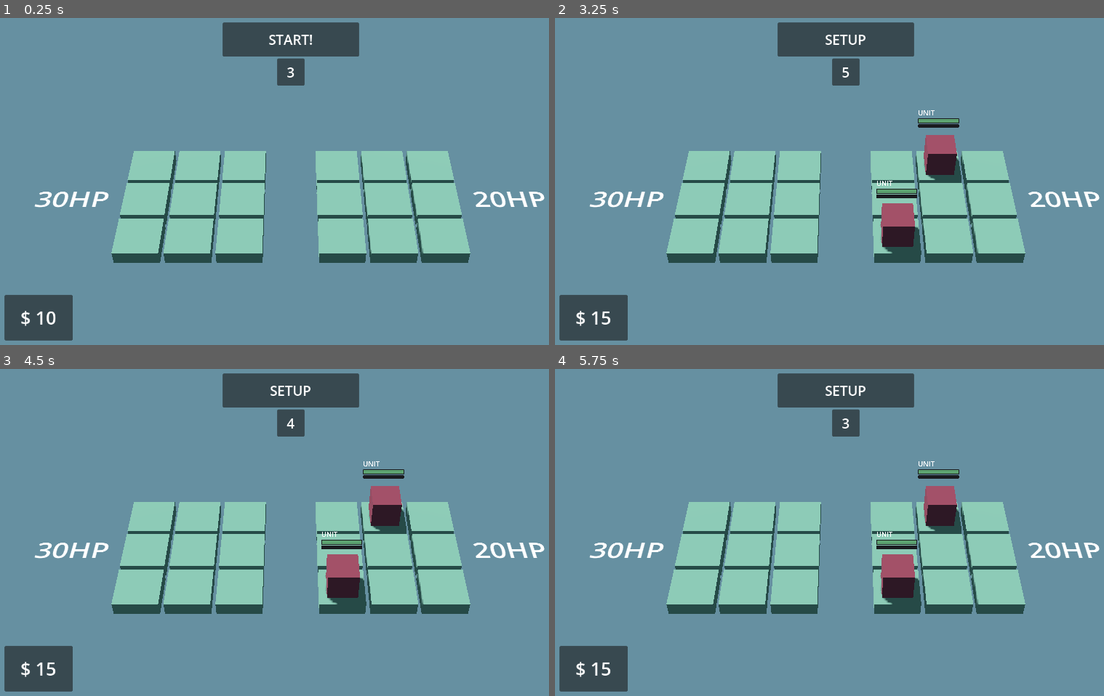
Above: before the commit, frames 1-4 (two rows, left to right).
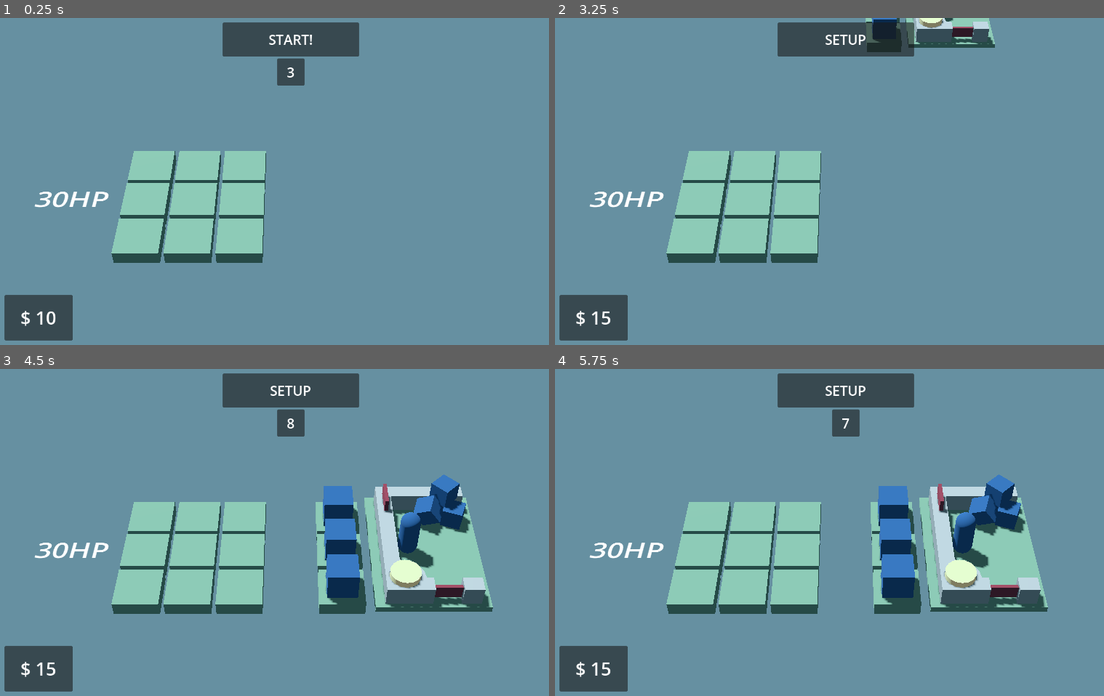
Above: after the commit, the same moments.

Repository: eaacon/Auto_Battler
Game: Godot game, scene res://Scenes/Game.tscn
Same seed, same stepped clock (60 frames per second), same inputs: the game is played once before the commit and once after it.
Inputs (mouse positions are in pixels of both pictures, inside the frame that each line leads up to):
- Up to frame 1 (0.25 s): no input
- Up to frame 2 (3.25 s): tap Enter at 0.5, 2 s; move the mouse to (972, 165) at 0.52 s; click (972, 165) at 0.67 s; tap Space at 1.25, 2.75 s; move the mouse to (730, 197) at 1.27 s; click (730, 197) at 1.42 s; move the mouse to (906, 109) at 2.02 s; click (906, 109) at 2.17 s; move the mouse to (818, 246) at 2.77 s; click (818, 246) at 2.92 s
- Up to frame 3 (4.5 s): move the mouse to (466, 581) at 3.52 s; click (466, 581) at 3.67 s; move the mouse to (115, 483) at 4.27 s; click (115, 483) at 4.42 s
- Up to frame 4 (5.75 s): tap Enter at 5 s; move the mouse to (873, 532) at 5.02 s; click (873, 532) at 5.17 s

The runs differ from the first frame. In frame 1, 8.8% of the frame differs, in the area x 57-100%, y 40-75%; in frame 2, 12%, in the area x 50-100%, y 0-75%; in frame 3, 8.9%; in frame 4, 8.9%.

Commit message:
Shop and Animations
No buying/selling/drag and drop yet

Diff:
--- a/Scenes/Game.tscn
+++ b/Scenes/Game.tscn
@@ -6,11 +6,64 @@
 [ext_resource type="Resource" uid="uid://djip0mf2d1xf5" path="res://Comps/Turn_1_Standard.tres" id="4_5ilft"]
 [ext_resource type="PackedScene" uid="uid://dvjrvxlglu4y6" path="res://Scenes/UI/UI.tscn" id="5_7eefj"]
 [ext_resource type="Script" path="res://Scripts/Player.gd" id="6_luig1"]
+[ext_resource type="PackedScene" uid="uid://cu8rhlaplb3c7" path="res://Scenes/Shop.tscn" id="7_4l2aw"]
 [ext_resource type="Script" path="res://Scripts/Boost.gd" id="7_kkrxa"]
 
 [sub_resource type="Environment" id="Environment_xiim7"]
 background_mode = 1
 background_color = Color(0.4, 0.564706, 0.631373, 1)
+
+[sub_resource type="Animation" id="Animation_tfpso"]
+resource_name = "Enter_Right"
+tracks/0/type = "position_3d"
+tracks/0/imported = false
+tracks/0/enabled = true
+tracks/0/path = NodePath(".")
+tracks/0/interp = 1
+tracks/0/loop_wrap = true
+tracks/0/keys = PackedFloat32Array(0, 1, 8, 0, 0, 1, 1, 0, 0, 0)
+
+[sub_resource type="Animation" id="Animation_6hbru"]
+resource_name = "Exit_Right"
+tracks/0/type = "position_3d"
+tracks/0/imported = false
+tracks/0/enabled = true
+tracks/0/path = NodePath(".")
+tracks/0/interp = 1
+tracks/0/loop_wrap = true
+tracks/0/keys = PackedFloat32Array(0, 1, 0.5, 0, 0, 1, 1, 8, 0, 0)
+
+[sub_resource type="AnimationLibrary" id="AnimationLibrary_7gu6k"]
+_data = {
+"Enter_Right": SubResource("Animation_tfpso"),
+"Exit_Right": SubResource("Animation_6hbru")
+}
+
+[sub_resource type="Animation" id="Animation_ayyx2"]
+resource_name = "Enter_Top"
+tracks/0/type = "position_3d"
+tracks/0/imported = false
+tracks/0/enabled = true
+tracks/0/path = NodePath(".")
+tracks/0/interp = 1
+tracks/0/loop_wrap = true
+tracks/0/keys = PackedFloat32Array(0, 1, 0.5, 0, -9, 0.0001, 1, 0.5, 0, -9, 0.0002, 1, 0.5, 0, -9, 1, 1, 0.5, 0, 0)
+
+[sub_resource type="Animation" id="Animation_o8l14"]
+resource_name = "Exit_Bottom"
+tracks/0/type = "position_3d"
+tracks/0/imported = false
+tracks/0/enabled = true
+tracks/0/path = NodePath(".")
+tracks/0/interp = 1
+tracks/0/loop_wrap = true
+tracks/0/keys = PackedFloat32Array(0, 1, 0.5, 0, 0, 1, 1, 0.5, 0, 7)
+
+[sub_resource type="AnimationLibrary" id="AnimationLibrary_vpj08"]
+_data = {
+"Enter_Top": SubResource("Animation_ayyx2"),
+"Exit_Bottom": SubResource("Animation_o8l14")
+}
 
 [sub_resource type="BoxShape3D" id="BoxShape3D_pvm5e"]
 size = Vector3(0.9, 5, 10)
@@ -18,9 +71,9 @@
 [sub_resource type="BoxMesh" id="BoxMesh_hcmkf"]
 size = Vector3(3, 0.3, 3)
 
-[node name="Node3D" type="Node3D"]
+[node name="Root" type="Node3D"]
 script = ExtResource("1_l88et")
-Setup_Time = 5
+Setup_Time = 8
 
 [node name="Camera3D" type="Camera3D" parent="."]
 transform = Transform3D(1, 0, 0, 0, 0.707107, 0.707107, 0, -0.707107, 0.707107, 0, 11, 9)
@@ -43,16 +96,21 @@
 [node name="EnemyAI" type="Node" parent="." node_paths=PackedStringArray("Health_Label")]
 script = ExtResource("4_0xjwq")
 Team_Preset = ExtResource("4_5ilft")
-Health_Label = NodePath("HealthLabel")
+Health_Label = NodePath("Board/HealthLabel")
 Health = 20
 
 [node name="Board" type="Node3D" parent="EnemyAI"]
-transform = Transform3D(1, 0, 0, 0, 1, 0, 0, 0, 1, 0.5, 0, 0)
+transform = Transform3D(1, 0, 0, 0, 1, 0, 0, 0, 1, 8, 0, 0)
 script = ExtResource("2_bsf83")
 GridW = 3
 GridH = 3
 
-[node name="HealthLabel" type="Label3D" parent="EnemyAI"]
+[node name="AnimationPlayer" type="AnimationPlayer" parent="EnemyAI/Board"]
+libraries = {
+"": SubResource("AnimationLibrary_7gu6k")
+}
+
+[node name="HealthLabel" type="Label3D" parent="EnemyAI/Board"]
 transform = Transform3D(1, 0, 0, 0, -4.37114e-08, 1, 0, -1, -4.37114e-08, 4.5, 0, -1.5)
 pixel_size = 0.01
 text = "30HP"
@@ -62,7 +120,7 @@
 
 [node name="Player" type="Node" parent="." node_paths=PackedStringArray("Health_Label")]
 script = ExtResource("6_luig1")
-Health_Label = NodePath("HealthLabel")
+Health_Label = NodePath("Board/HealthLabel")
 
 [node name="Board" type="Node3D" parent="Player"]
 transform = Transform3D(1, 0, 0, 0, 1, 0, 0, 0, 1, -0.5, 0, 0)
@@ -70,20 +128,29 @@
 GridW = 3
 GridH = 3
 
-[node name="HealthLabel" type="Label3D" parent="Player"]
-transform = Transform3D(1, 0, 0, 0, -4.37114e-08, 1, 0, -1, -4.37114e-08, -4.5, 0, -1.5)
+[node name="HealthLabel" type="Label3D" parent="Player/Board"]
+transform = Transform3D(1, 0, 0, 0, -4.37114e-08, 1, 0, -1, -4.37114e-08, -1, 0, -1.5)
 pixel_size = 0.01
 text = "30HP"
 font_size = 60
 outline_size = 0
 uppercase = true
 
-[node name="Area3D" type="Area3D" parent="."]
+[node name="Shop" parent="." node_paths=PackedStringArray("GM") instance=ExtResource("7_4l2aw")]
+transform = Transform3D(1, 0, 0, 0, 1, 0, 0, 0, 1, 0.5, 0, -9)
+GM = NodePath("..")
+
+[node name="AnimationPlayer" type="AnimationPlayer" parent="Shop"]
+libraries = {
+"": SubResource("AnimationLibrary_vpj08")
+}
+
+[node name="Boost" type="Area3D" parent="."]
 collision_layer = 8
 collision_mask = 4
 script = ExtResource("7_kkrxa")
 
-[node name="CollisionShape3D" type="CollisionShape3D" parent="Area3D"]
+[node name="CollisionShape3D" type="CollisionShape3D" parent="Boost"]
 shape = SubResource("BoxShape3D_pvm5e")
 
 [node name="Placeholder" type="Node3D" parent="."]
--- /dev/null
+++ b/Scenes/Prefabs/ShopTile.tscn
@@ -0,0 +1,28 @@
+[gd_scene load_steps=5 format=3 uid="uid://b566e1tca25v0"]
+
+[ext_resource type="Script" path="res://Scripts/ShopTile.gd" id="1_et3mr"]
+[ext_resource type="Material" uid="uid://ctboy1wo2o2ly" path="res://Art/Materials/Default_Tile_Material.tres" id="2_frnfu"]
+
+[sub_resource type="BoxMesh" id="BoxMesh_mrcj1"]
+size = Vector3(0.9, 0.3, 0.9)
+
+[sub_resource type="BoxShape3D" id="BoxShape3D_jrvuc"]
+size = Vector3(1, 0.5, 1)
+
+[node name="ShopTile" type="Node3D"]
+script = ExtResource("1_et3mr")
+
+[node name="MeshInstance3D" type="MeshInstance3D" parent="."]
+transform = Transform3D(1, 0, 0, 0, 1, 0, 0, 0, 1, 0, -0.15, 0)
+material_override = ExtResource("2_frnfu")
+mesh = SubResource("BoxMesh_mrcj1")
+
+[node name="StaticBody3D" type="StaticBody3D" parent="MeshInstance3D"]
+input_ray_pickable = false
+
+[node name="CollisionShape3D" type="CollisionShape3D" parent="MeshInstance3D/StaticBody3D"]
+shape = SubResource("BoxShape3D_jrvuc")
+
+[connection signal="input_event" from="MeshInstance3D/StaticBody3D" to="." method="_on_static_body_3d_input_event"]
+[connection signal="mouse_entered" from="MeshInstance3D/StaticBody3D" to="." method="_on_static_body_3d_mouse_entered"]
+[connection signal="mouse_exited" from="MeshInstance3D/StaticBody3D" to="." method="_on_static_body_3d_mouse_exited"]
--- /dev/null
+++ b/Scenes/Shop.gd
@@ -0,0 +1,47 @@
+class_name Shop
+extends Node3D
+
+@export var GM:GameManager
+@onready var P: BoardManager
+
+#Slots
+@export var Slots: Array[ShopTile]
+
+@export var For_Sale: Array[PackedScene]
+
+func _ready():
+	for s in Slots:
+		s.S = self
+	GM.start.connect(_start)
+	GM.setup.connect(_setup)
+
+func _start():
+	P = GM.Players[0]
+
+func _setup():
+	$AnimationPlayer.play("Enter_Top")
+	_stock()
+
+func _hide():
+	$AnimationPlayer.play("Exit_Bottom")
+
+func _set_interactable(b):
+	for t in Slots:
+		t._set_pickable(b)
+
+func _stock():
+	for s in Slots:
+		var Randu = randi_range(0, For_Sale.size()-1)
+		var u = For_Sale[Randu].instantiate()
+		s._set_unit(u)
+
+func _reroll():
+	if P._spend(2):
+		_clear()
+		_stock()
+
+func _clear():
+	for i in Slots.size():
+		var t = Slots[i]
+		if t.Unit_On_Tile != null:
+			t._remove_unit()
--- /dev/null
+++ b/Scenes/Shop.tscn
@@ -0,0 +1,121 @@
+[gd_scene load_steps=12 format=3 uid="uid://cu8rhlaplb3c7"]
+
+[ext_resource type="Script" path="res://Scenes/Shop.gd" id="1_j70tr"]
+[ext_resource type="Material" uid="uid://bp6r88oipobwy" path="res://Art/Materials/Default_Material.tres" id="2_cac2o"]
+[ext_resource type="PackedScene" uid="uid://e2cnlvt2tcfi" path="res://Scenes/Prefabs/Unit.tscn" id="2_vrfu0"]
+[ext_resource type="Material" uid="uid://cmuy50nyemujp" path="res://Art/Materials/Default_MaterialR.tres" id="3_ekgms"]
+[ext_resource type="Material" uid="uid://ctboy1wo2o2ly" path="res://Art/Materials/Default_Tile_Material.tres" id="4_2xepo"]
+[ext_resource type="Material" uid="uid://drvtqhstynlas" path="res://Art/Materials/Default_Tile_Selected_Material.tres" id="5_3lsui"]
+[ext_resource type="PackedScene" uid="uid://b566e1tca25v0" path="res://Scenes/Prefabs/ShopTile.tscn" id="6_hsybg"]
+
+[sub_resource type="CapsuleMesh" id="CapsuleMesh_6wwbm"]
+radius = 0.2
+height = 1.0
+
+[sub_resource type="BoxMesh" id="BoxMesh_obaw6"]
+size = Vector3(0.535, 0.265, 0.075)
+
+[sub_resource type="BoxMesh" id="BoxMesh_wwltw"]
+
+[sub_resource type="CylinderShape3D" id="CylinderShape3D_sloeq"]
+height = 0.4
+radius = 0.36
+
+[node name="Shop" type="Node3D" node_paths=PackedStringArray("Slots")]
+transform = Transform3D(1, 0, 0, 0, 1, 0, 0, 0, 1, 0.5, 0, 0)
+script = ExtResource("1_j70tr")
+Slots = [NodePath("ShopTile"), NodePath("ShopTile2"), NodePath("ShopTile3")]
+For_Sale = Array[PackedScene]([ExtResource("2_vrfu0")])
+
+[node name="Visuals" type="Node3D" parent="."]
+transform = Transform3D(1, 0, 0, 0, 1, 0, 0, 0, 1, -0.25, 0, 0)
+
+[node name="MeshInstance3D" type="MeshInstance3D" parent="Visuals"]
+transform = Transform3D(1, 0, 0, 0, 1, 0, 0, 0, 1, 2.12334, 0.523398, -1.45992)
+material_override = ExtResource("2_cac2o")
+mesh = SubResource("CapsuleMesh_6wwbm")
+skeleton = NodePath("../..")
+
+[node name="MeshInstance3D2" type="MeshInstance3D" parent="Visuals"]
+transform = Transform3D(1, 0, 0, 0, 1, 0, 0, 0, 1, 2.75523, 0.258966, -0.161212)
+material_override = ExtResource("3_ekgms")
+mesh = SubResource("BoxMesh_obaw6")
+skeleton = NodePath("../..")
+
+[node name="MeshInstance3D6" type="MeshInstance3D" parent="Visuals"]
+transform = Transform3D(-4.37114e-08, 0, -1, 0, 1, 0, 1, 0, -4.37114e-08, 1.7357, 0.578382, -2.47002)
+material_override = ExtResource("3_ekgms")
+mesh = SubResource("BoxMesh_obaw6")
+skeleton = NodePath("../..")
+
+[node name="MeshInstance3D3" type="MeshInstance3D" parent="Visuals"]
+transform = Transform3D(0.38725, 0, -0.151606, 0, 0.415868, 0, 0.151606, 0, 0.38725, 3.18162, 0.221975, -2.32552)
+material_override = ExtResource("2_cac2o")
+mesh = SubResource("BoxMesh_wwltw")
+skeleton = NodePath("../..")
+
+[node name="MeshInstance3D5" type="MeshInstance3D" parent="Visuals"]
+transform = Transform3D(0.289262, 0, -0.298787, 0, 0.415868, 0, 0.298787, 0, 0.289262, 2.98005, 0.626738, -2.61237)
+material_override = ExtResource("2_cac2o")
+mesh = SubResource("BoxMesh_wwltw")
+skeleton = NodePath("../..")
+
+[node name="MeshInstance3D4" type="MeshInstance3D" parent="Visuals"]
+transform = Transform3D(0.314211, -0.243077, -0.123011, 0.226349, 0.337431, -0.0886141, 0.151606, 0, 0.38725, 2.65037, 0.332079, -2.32552)
+material_override = ExtResource("2_cac2o")
+mesh = SubResource("BoxMesh_wwltw")
+skeleton = NodePath("../..")
+
+[node name="CSGCombiner3D" type="CSGCombiner3D" parent="Visuals"]
+transform = Transform3D(1, 0, 0, 0, 1, 0, 0, 0, 1, 0.5, 0, 0)
+
+[node name="MeshInstance3D" type="CSGBox3D" parent="Visuals/CSGCombiner3D"]
+transform = Transform3D(1, 0, 0, 0, 1, 0, 0, 0, 1, 1.99132, 0.21405, -1.50972)
+size = Vector3(1.846, 0.426147, 2.92111)
+metadata/_edit_group_ = true
+
+[node name="MeshInstance3D2" type="CSGBox3D" parent="Visuals/CSGCombiner3D/MeshInstance3D"]
+transform = Transform3D(1, 0, 0, 0, 1, 0, 0, 0, 1, 0.305975, 0, 0)
+operation = 2
+size = Vector3(1.83181, 0.937256, 2.30371)
+metadata/_edit_group_ = true
+
+[node name="MeshInstance3D3" type="CSGBox3D" parent="Visuals/CSGCombiner3D/MeshInstance3D/MeshInstance3D2"]
+transform = Transform3D(1, 0, 0, 0, 1, 0, 0, 0, 1, -0.0389903, 0, 2.03963)
+material_override = ExtResource("3_ekgms")
+size = Vector3(0.548285, 0.937256, 2.30371)
+metadata/_edit_group_ = true
+
+[node name="CSGCylinder3D" type="CSGCylinder3D" parent="Visuals/CSGCombiner3D/MeshInstance3D/MeshInstance3D2"]
+transform = Transform3D(1, 0, 0, 0, 1, 0, 0, 0, 1, -0.939205, 0, 1.18205)
+operation = 2
+height = 0.696397
+sides = 16
+
+[node name="MeshInstance3D3" type="CSGBox3D" parent="Visuals/CSGCombiner3D"]
+transform = Transform3D(1, 0, 0, 0, 1, 0, 0, 0, 1, 1.99132, -0.03343, -1.50972)
+material_override = ExtResource("4_2xepo")
+size = Vector3(2.23633, 0.112488, 3.12793)
+material = ExtResource("4_2xepo")
+metadata/_edit_group_ = true
+
+[node name="Reroll" type="Area3D" parent="."]
+transform = Transform3D(1, 0, 0, 0, 1, 0, 0, 0, 1, 1.69171, 0.381115, -0.401069)
+
+[node name="CollisionShape3D" type="CollisionShape3D" parent="Reroll"]
+shape = SubResource("CylinderShape3D_sloeq")
+
+[node name="CSGCylinder3D" type="CSGCylinder3D" parent="Reroll"]
+material_override = ExtResource("5_3lsui")
+radius = 0.3
+height = 0.35
+sides = 16
+
+[node name="ShopTile" parent="." instance=ExtResource("6_hsybg")]
+transform = Transform3D(1, 0, 0, 0, 1, 0, 0, 0, 1, 0.5, 0, -0.5)
+
+[node name="ShopTile2" parent="." instance=ExtResource("6_hsybg")]
+transform = Transform3D(1, 0, 0, 0, 1, 0, 0, 0, 1, 0.5, 0, -1.5)
+
+[node name="ShopTile3" parent="." instance=ExtResource("6_hsybg")]
+transform = Transform3D(1, 0, 0, 0, 1, 0, 0, 0, 1, 0.5, 0, -2.5)
--- a/Scripts/Board.gd
+++ b/Scripts/Board.gd
@@ -37,7 +37,8 @@
 
 func _set_interactable(b):
 	for t in get_children():
-		t._set_pickable(b)
+		if t == Tile:
+			t._set_pickable(b)
 
 func _clear():
 	for x in Grid.size():
--- a/Scripts/BoardManager.gd
+++ b/Scripts/BoardManager.gd
@@ -42,5 +42,10 @@
 func _take_damage(d:int):
 	Current_Health -= d
 
+func _create_unit_ui(u:Unit):
+	var UUI = GM.Unit_UI.instantiate()
+	GM.Game_UI.add_child(UUI)
+	UUI._setup(u, GM.Cam)
+
 func _kill(u:Unit):
 	Units_Alive.erase(u)
--- a/Scripts/EnemyAI.gd
+++ b/Scripts/EnemyAI.gd
@@ -3,7 +3,24 @@
 
 @export var Team_Preset: Comp
 
+var Hidden:= true
+
+func _ready():
+	super._ready()
+	$"..".setup.connect(_hide)
+	$"..".prep.connect(_show)
+
 func _setup():
 	if Team_Preset != null:
 		Team = Team_Preset.duplicate()
 	super._setup()
+
+func _hide():
+	if !Hidden:
+		$Board/AnimationPlayer.play("Exit_Right")
+		Hidden = true
+
+func _show():
+	if Hidden:
+		$Board/AnimationPlayer.play("Enter_Right")
+		Hidden = false
--- a/Scripts/GameManager.gd
+++ b/Scripts/GameManager.gd
@@ -5,6 +5,9 @@
 signal win
 signal lose
 enum Stage {START, SETUP, PREP, COMBAT, FINISH}
+signal start
+signal setup
+signal prep
 
 var Current_Stage: Stage
 
@@ -50,10 +53,11 @@
 			if(u.Acting):
 				return
 
-	emit_signal("Next_Turn")
+	Next_Turn.emit()
 	Turn_Active = false
 
 func _begin_game():
+	start.emit()
 	GTimer.start()
 
 func _on_game_timer_timeout():
@@ -75,6 +79,7 @@
 	Game_UI._set_stage_label(Stage.keys()[Current_Stage])
 
 func _setup():
+	setup.emit()
 	Current_Stage = Stage.SETUP
 
 	Units_In_Play.clear()
@@ -85,11 +90,15 @@
 	Players[0]._pay(5)
 	Players[0].board._set_interactable(true)
 
+	await $Shop/AnimationPlayer.animation_finished
 	GTimer.wait_time = Setup_Time
 	GTimer.start()
 	print("-Setup Stage")
 
 func _prep():
+	$Shop._hide()
+	await $Shop/AnimationPlayer.animation_finished
+	prep.emit()
 	Current_Stage = Stage.PREP
 	Players[0].board._set_interactable(false)
 
@@ -99,6 +108,7 @@
 		Units_In_Play.append_array(b.board._get_units())
 
 	print("-Prep Stage")
+	await $EnemyAI/Board/AnimationPlayer.animation_finished
 	_next_stage()
 
 func _combat():
--- /dev/null
+++ b/Scripts/ShopTile.gd
@@ -0,0 +1,40 @@
+class_name ShopTile
+extends Node3D
+
+@export var S: Shop
+
+var Shop_Unit:
+	set(new_unit):
+		Shop_Unit = new_unit
+
+func _set_pickable(b):
+	$MeshInstance3D/StaticBody3D.input_ray_pickable = b
+
+func _set_unit(u:Unit):
+	_place_unit(u)
+	u._setup(1, S.P)
+
+func _on_static_body_3d_input_event(_camera, event, _position, _normal, _shape_idx):
+	if Shop_Unit == null:
+		return
+	if event is InputEventMouseButton:
+		if event.button_index == MOUSE_BUTTON_LEFT and event.pressed == true:
+			#pickup/hold
+			return
+		elif event.button_index == MOUSE_BUTTON_LEFT and event.is_released():
+			#drop/buy if possible, otherwise snap back
+			return
+
+func _buy_unit(u):
+	if S.P._spend(u.UStats.UCost):
+		S.P._create_unit_ui(u)
+		#add unit to player team comp
+		#move to tile
+
+func _place_unit(u:Unit):
+	add_child(u)
+	Shop_Unit = u
+
+func _remove_unit():
+	Shop_Unit.queue_free()
+	Shop_Unit = null
--- a/Scripts/Tile.gd
+++ b/Scripts/Tile.gd
@@ -46,20 +46,14 @@
 func _create_unit(u:Unit, p:int):
 	Owner_Board.Owner.Units_Alive.append(u)
 	_place_unit(u)
-	_create_ui(u)
-	u._setup(p)
+	Owner_Board.Owner._create_unit_ui(u)
+	u._setup(p, Owner_Board.Owner.GM.Players[p-1])
 
 func _place_unit(u:Unit):
 	add_child(u)
 
 	u.UTile = self
 	Unit_On_Tile = u
-
-func _create_ui(u: Unit):
-	var gm = Owner_Board.GM
-	var UUI = gm.Unit_UI.instantiate()
-	gm.Game_UI.add_child(UUI)
-	UUI._setup(u, gm.Cam)
 
 func _move_unit(p: Vector2i):
 	#set unit on tile variable
--- a/Scripts/Unit.gd
+++ b/Scripts/Unit.gd
@@ -43,8 +43,8 @@
 	UCurrentHP = UMaxHP
 	UCurrentMeter = 0
 
-func _setup(p:int):
-	UOwner = UTile.Owner_Board.GM.Players[p-1]
+func _setup(p:int, o:BoardManager):
+	UOwner = o
 	if p == 1:
 		UHitbox.set_collision_layer_value(2, false)
 		UHitbox.set_collision_layer_value(1, true)
@@ -130,8 +130,10 @@
 			TBoard = B.GM._get_opposing_board(B)
 			Target_X = Valid_X
 
-		if TBoard._get_unit(Target_X-1, UTile.Coords.y -1) != null:
-			return true
+		var Tar = TBoard._get_unit(Target_X-1, UTile.Coords.y -1)
+		if Tar != null:
+			if Tar.UOwner != UOwner:
+				return true
 	return false
 
 func _get_target_x(r):
Not shown: 1 places in Scenes/Game.tscn that only renumber resources
